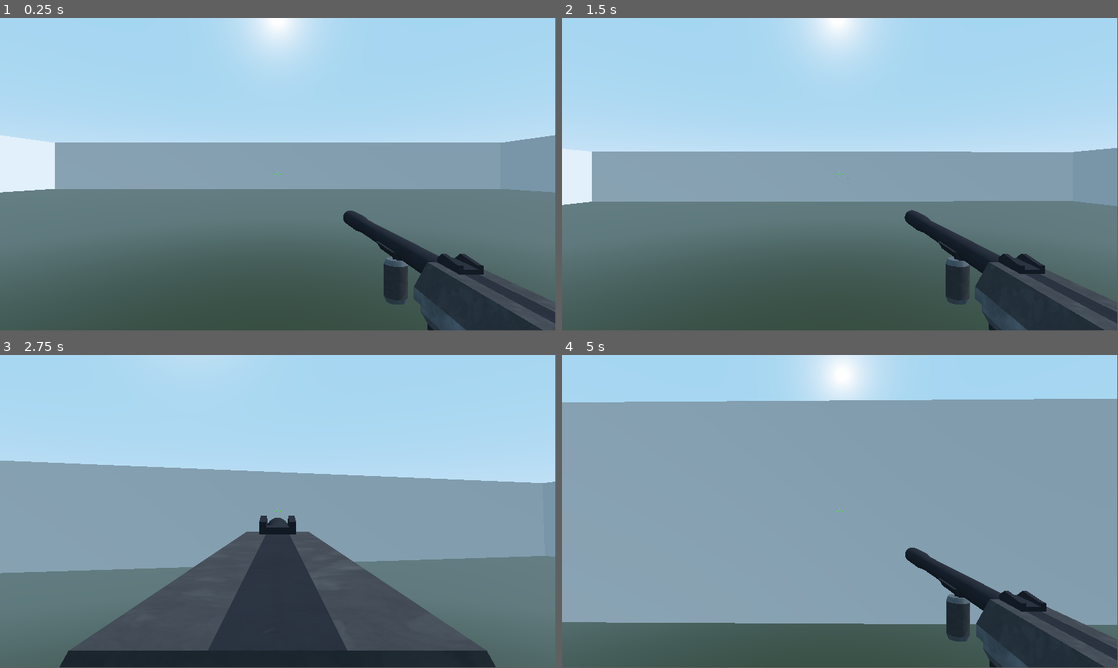
Above: before the commit, frames 1-4 (two rows, left to right).
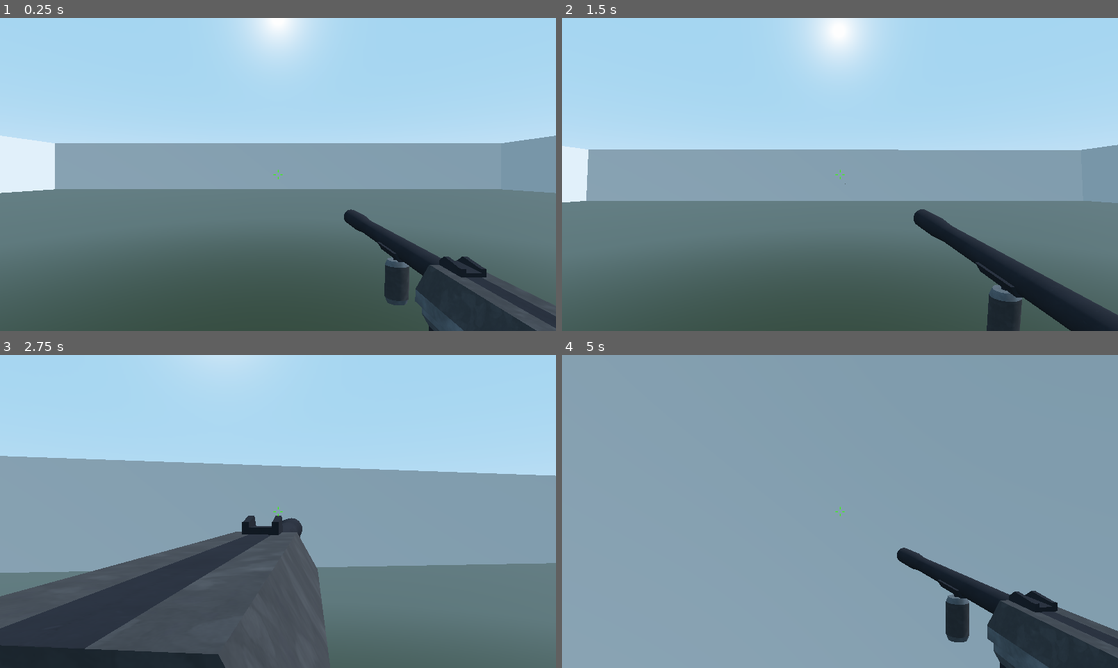
Above: after the commit, the same moments.

Repository: vikkio88/soffiteir
Game: Godot game, scene res://TestRoom.tscn
The game is run twice, just before and just after one commit, with the same random seed, the same clock (stepped at 60 frames per second) and the same inputs.
Inputs (mouse positions are in pixels of both pictures, inside the frame that each line leads up to):
- Up to frame 1 (0.25 s): no input
- Up to frame 2 (1.5 s): tap Enter at 0.5 s; move the mouse to (867, 171) at 0.52 s; hold Right mouse button (ads) 0.53-1.28 s; hold W (move_forward) from 0.53 s (still down); tap Space (jump) at 0.77, 1.07 s; click (867, 171) at 0.8 s; move the mouse to (812, 174) at 1.27 s; click (812, 174) at 1.35 s
- Up to frame 3 (2.75 s): keep holding W (move_forward); tap Space (jump) at 1.52, 1.55, 1.82, 2.1 s; move the mouse to (289, 505) at 2.02 s; hold Right mouse button (ads) from 2.03 s (still down)
- Up to frame 4 (5 s): keep holding W (move_forward); move the mouse to (834, 514) at 2.77 s; release Right mouse button (ads) at 2.78 s; right-click (834, 514) at 2.85 s; tap Space (jump) at 3.02, 3.32, 3.77, 3.8, 4.07, 4.52, 4.82 s; click (834, 514) at 3.05 s; move the mouse to (878, 514) at 3.52 s; click (878, 514) at 3.6 s; move the mouse to (795, 508) at 4.27 s; right-click (795, 508) at 4.35 s
The window is 799x449 before the commit and 800x450 after it. Grey fills any space a smaller window leaves; there, only what the larger window draws over its background counts as a difference.

The runs differ from the first frame. In frame 1, 1.5% of the frame differs, in the area x 0-100%, y 0-100%; in frame 2, 5.0%; in frame 3, 25%; in frame 4, 28%.

Commit message:
working on bulet holes and tracking hits

Diff:
--- a/Bullet.gd
+++ b/Bullet.gd
@@ -4,41 +4,34 @@
 const DAMAGE = 50
 const SPEED = 1
 
-#var shoot = false
+onready var hole = preload("res://BulletHole.tscn")
+onready var ray = $RayCast
 
-
-
-# Called when the node enters the scene tree for the first time.
 func _ready():
 	set_as_toplevel(true)
 
 func _physics_process(delta):
-	pass
-#	if shoot:
-	#	var forward_dir = global_transform.basis.z.normalized()
-		#apply_impulse(transform.basis.y, transform.basis.y * SPEED)
-		#global_translate(forward_dir * SPEED * delta)
-	#	apply_impulse(-forward_dir, forward_dir * SPEED)
-
+	if ray.is_colliding():
+		print_debug("collided")
+		var collisionbody = ray.get_collider()
+		var bulletHole = hole.instance()
+		collisionbody.add_child(bulletHole)
+		bulletHole.global_transform.origin = ray.get_collision_point()
+		bulletHole.look_at(ray.get_collision_point() - ray.get_collision_normal() , Vector3.UP)
+		if collisionbody.is_in_group("Enemy"):
+			#body.health -= DAMAGE
+			print_debug("%s hit enemy" % OS.get_unix_time())
+			EventBus.emit_signal("target_hit", ray.get_collision_point())
+			queue_free()
+		else:
+			print_debug("%s missed" % OS.get_unix_time())
+			queue_free()
 func shoot():
 	var forward_dir = global_transform.basis.z.normalized()
 	apply_impulse(-forward_dir, forward_dir * SPEED)
 	$Timer.start()
 
 
-
-
-func _on_Area_body_entered(body):
-	if body.is_in_group("Enemy"):
-		#body.health -= DAMAGE
-		print_debug("%s hit enemy" % OS.get_unix_time())
-		EventBus.emit_signal("target_hit", global_transform.origin)
-		queue_free()
-	else:
-		print_debug("%s missed" % OS.get_unix_time())
-		queue_free()
-
-
 func _on_Timer_timeout():
 	print_debug("didn't hit anything, removed: %s" % global_transform.origin)
 	queue_free()
--- a/Bullet.tscn
+++ b/Bullet.tscn
@@ -14,10 +14,6 @@
 albedo_color = Color( 0.996078, 1, 0.870588, 1 )
 metallic = 0.47
 
-[sub_resource type="CapsuleShape" id=4]
-radius = 0.06
-height = 0.2
-
 [node name="Bullet" type="RigidBody"]
 collision_layer = 0
 mass = 0.0102041
@@ -30,15 +26,12 @@
 mesh = SubResource( 2 )
 material/0 = SubResource( 3 )
 
-[node name="Area" type="Area" parent="."]
-collision_layer = 0
-
-[node name="CollisionShape" type="CollisionShape" parent="Area"]
-shape = SubResource( 4 )
-
 [node name="Timer" type="Timer" parent="."]
 wait_time = 3.0
 one_shot = true
 
-[connection signal="body_entered" from="Area" to="." method="_on_Area_body_entered"]
+[node name="RayCast" type="RayCast" parent="."]
+enabled = true
+cast_to = Vector3( 0, 0, 1 )
+
 [connection signal="timeout" from="Timer" to="." method="_on_Timer_timeout"]
--- /dev/null
+++ b/BulletHole.gd
@@ -0,0 +1,4 @@
+extends Spatial
+
+func _on_Timer_timeout():
+	queue_free()
--- /dev/null
+++ b/BulletHole.tscn
@@ -0,0 +1,23 @@
+[gd_scene load_steps=4 format=2]
+
+[ext_resource path="res://BulletHole.gd" type="Script" id=1]
+
+[sub_resource type="SphereMesh" id=1]
+
+[sub_resource type="SpatialMaterial" id=2]
+albedo_color = Color( 0, 0, 0, 1 )
+
+[node name="Bullethole" type="Spatial"]
+script = ExtResource( 1 )
+
+[node name="MeshInstance" type="MeshInstance" parent="."]
+transform = Transform( 0.2, 0, 0, 0, 0.2, 0, 0, 0, 0.2, 0, 0, 0 )
+mesh = SubResource( 1 )
+material/0 = SubResource( 2 )
+
+[node name="Timer" type="Timer" parent="."]
+wait_time = 3.0
+one_shot = true
+autostart = true
+
+[connection signal="timeout" from="Timer" to="." method="_on_Timer_timeout"]
--- a/Hand.gd
+++ b/Hand.gd
@@ -3,6 +3,16 @@
 const ADS_LERP = 20
 export var default_pos : Vector3
 export var ads_pos : Vector3
+
+var mouse_move
+var sway_threshold = 20
+var sway_lerp = 10
+var sway_lerp_ads = 5
+
+export var sway_left: Vector3
+export var sway_right: Vector3
+export var sway_normal: Vector3
+
 
 var fview = {
 	"default": 70,
@@ -21,6 +31,11 @@
 	player = get_node(player_node_path)
 	fview["default"] = camera.fov
 
+func _input(event):
+	if event is InputEventMouseMotion:
+		mouse_move = -event.relative.x
+
+
 func _process(delta):
 	if Input.is_action_pressed("ads"):
 		transform.origin = transform.origin.linear_interpolate(ads_pos, ADS_LERP * delta)
@@ -30,3 +45,13 @@
 		transform.origin = transform.origin.linear_interpolate(default_pos, ADS_LERP * delta)
 		camera.fov =  lerp(camera.fov, fview["default"], ADS_LERP * delta)
 		player.set_ads(false)
+
+	var on_ads = player.is_on_ads
+	if mouse_move != null:
+		var sway = (sway_lerp_ads if on_ads else sway_lerp) * delta
+		if mouse_move > sway_threshold:
+			rotation = rotation.linear_interpolate(sway_left, sway)
+		elif mouse_move < -sway_threshold:
+			rotation = rotation.linear_interpolate(sway_right, sway)
+		else:
+			rotation = rotation.linear_interpolate(sway_normal, sway)
--- a/Player.gd
+++ b/Player.gd
@@ -19,14 +19,18 @@
 onready var head = $Head
 onready var camera = $Head/Camera
 onready var muzzle = $Head/Camera/Hand/Gun/Muzzle
+onready var cameraAnim = $Head/Camera/AnimationPlayer
+onready var gunAnim = $Head/Camera/Hand/Gun/AnimationPlayer
 
 onready var bullet = preload("res://Bullet.tscn")
 
 var is_on_ads = false
+var rng = RandomNumberGenerator.new()
 
 func _ready():
 	#hides the cursor
 	Input.set_mouse_mode(Input.MOUSE_MODE_CAPTURED)
+	cameraAnim.play("Headbob")
 
 func _input(event):
 	#get mouse input for camera rotation
@@ -50,13 +54,19 @@
 	if not is_on_ads:
 		return speed
 
-	return speed / 3
+	return speed * .4
 
 func get_mouse_sense():
 	if not is_on_ads:
 		return mouse_sense
 
 	return mouse_sense / 2
+
+func get_jump_force():
+	if not is_on_ads:
+		return jump
+
+	return jump * .7
 
 func set_ads(value:bool):
 	is_on_ads = value
@@ -67,6 +77,8 @@
 		get_tree().get_root().add_child(b)
 		b.global_transform = muzzle.global_transform
 		b.shoot()
+		gunAnim.play("shoot")
+		head.rotation.x += (randi() % (5 if is_on_ads else 10)) / 100.0
 
 	direction = Vector3.ZERO
 	var h_rot = global_transform.basis.get_euler().y
@@ -86,10 +98,12 @@
 
 	if Input.is_action_just_pressed("jump") and is_on_floor():
 		snap = Vector3.ZERO
-		gravity_vec = Vector3.UP * jump
+		gravity_vec = Vector3.UP * get_jump_force()
 
 	#make it move
 	velocity = velocity.linear_interpolate(direction * get_speed(), accel * delta)
 	movement = velocity + gravity_vec
 
 	move_and_slide_with_snap(movement, snap, Vector3.UP)
+	if direction != Vector3.ZERO:
+		cameraAnim.play("Headbob")
--- a/Player.tscn
+++ b/Player.tscn
@@ -15,6 +15,129 @@
 [sub_resource type="CapsuleMesh" id=2]
 radius = 0.5
 
+[sub_resource type="Animation" id=5]
+length = 0.001
+tracks/0/type = "value"
+tracks/0/path = NodePath(".:translation")
+tracks/0/interp = 1
+tracks/0/loop_wrap = true
+tracks/0/imported = false
+tracks/0/enabled = true
+tracks/0/keys = {
+"times": PoolRealArray( 0 ),
+"transitions": PoolRealArray( 1 ),
+"update": 0,
+"values": [ Vector3( 0, 0, 0 ) ]
+}
+tracks/1/type = "value"
+tracks/1/path = NodePath(".:rotation_degrees")
+tracks/1/interp = 1
+tracks/1/loop_wrap = true
+tracks/1/imported = false
+tracks/1/enabled = true
+tracks/1/keys = {
+"times": PoolRealArray( 0 ),
+"transitions": PoolRealArray( 1 ),
+"update": 0,
+"values": [ Vector3( -0.8, -180, -90 ) ]
+}
+tracks/2/type = "value"
+tracks/2/path = NodePath("../../..:rotation_degrees")
+tracks/2/interp = 1
+tracks/2/loop_wrap = true
+tracks/2/imported = false
+tracks/2/enabled = true
+tracks/2/keys = {
+"times": PoolRealArray( 0 ),
+"transitions": PoolRealArray( 1 ),
+"update": 0,
+"values": [ Vector3( 0, 0, 0 ) ]
+}
+
+[sub_resource type="Animation" id=6]
+resource_name = "shoot"
+length = 0.2
+tracks/0/type = "value"
+tracks/0/path = NodePath(".:translation")
+tracks/0/interp = 1
+tracks/0/loop_wrap = true
+tracks/0/imported = false
+tracks/0/enabled = true
+tracks/0/keys = {
+"times": PoolRealArray( 0, 0.108176, 0.197233 ),
+"transitions": PoolRealArray( 1, 1, 1 ),
+"update": 0,
+"values": [ Vector3( 0, 0, 0 ), Vector3( 0, 0, 0.4 ), Vector3( 0, 0, 0 ) ]
+}
+tracks/1/type = "value"
+tracks/1/path = NodePath(".:rotation_degrees")
+tracks/1/interp = 1
+tracks/1/loop_wrap = true
+tracks/1/imported = false
+tracks/1/enabled = true
+tracks/1/keys = {
+"times": PoolRealArray( 0, 0.144415, 0.193988 ),
+"transitions": PoolRealArray( 1, 1, 1 ),
+"update": 0,
+"values": [ Vector3( 0, -180, -90 ), Vector3( -5, -180, -90 ), Vector3( 0, -180, -90 ) ]
+}
+
+[sub_resource type="Animation" id=3]
+resource_name = "Headbob"
+length = 0.3
+step = 0.3
+tracks/0/type = "value"
+tracks/0/path = NodePath("..:translation")
+tracks/0/interp = 1
+tracks/0/loop_wrap = true
+tracks/0/imported = false
+tracks/0/enabled = true
+tracks/0/keys = {
+"times": PoolRealArray( 0, 0.163886, 0.3 ),
+"transitions": PoolRealArray( 1, 1, 1 ),
+"update": 0,
+"values": [ Vector3( 0, 0.5, 0 ), Vector3( 0, 0.55, 0 ), Vector3( 0, 0.5, 0 ) ]
+}
+
+[sub_resource type="Animation" id=4]
+length = 0.001
+tracks/0/type = "value"
+tracks/0/path = NodePath(".:translation")
+tracks/0/interp = 1
+tracks/0/loop_wrap = true
+tracks/0/imported = false
+tracks/0/enabled = true
+tracks/0/keys = {
+"times": PoolRealArray( 0 ),
+"transitions": PoolRealArray( 1 ),
+"update": 0,
+"values": [ Vector3( 0, 0, -0.05492 ) ]
+}
+tracks/1/type = "value"
+tracks/1/path = NodePath("..:transform")
+tracks/1/interp = 1
+tracks/1/loop_wrap = true
+tracks/1/imported = false
+tracks/1/enabled = true
+tracks/1/keys = {
+"times": PoolRealArray( 0 ),
+"transitions": PoolRealArray( 1 ),
+"update": 0,
+"values": [ Transform( 1, 0, 0, 0, 1, 0, 0, 0, 1, 0, 0.5, 0 ) ]
+}
+tracks/2/type = "value"
+tracks/2/path = NodePath("..:translation")
+tracks/2/interp = 1
+tracks/2/loop_wrap = true
+tracks/2/imported = false
+tracks/2/enabled = true
+tracks/2/keys = {
+"times": PoolRealArray( 0 ),
+"transitions": PoolRealArray( 1 ),
+"update": 0,
+"values": [ Vector3( 0, 0.7, 0 ) ]
+}
+
 [node name="FPS" type="KinematicBody"]
 script = ExtResource( 1 )
 
@@ -28,7 +151,7 @@
 material/0 = null
 
 [node name="Head" type="Spatial" parent="."]
-transform = Transform( 1, 0, 0, 0, 1, 0, 0, 0, 1, 0, 0.5, 0 )
+transform = Transform( 1, 0, 0, 0, 1, 0, 0, 0, 1, 0, 0.7, 0 )
 
 [node name="Camera" type="Camera" parent="Head"]
 transform = Transform( 1, 0, 0, 0, 1, 0, 0, 0, 1, 0, 0, -0.05492 )
@@ -39,11 +162,13 @@
 script = ExtResource( 3 )
 default_pos = Vector3( 0.627, -0.774, -1.12 )
 ads_pos = Vector3( 0, -0.5, -1.12 )
+sway_left = Vector3( 0, 0.1, 0 )
+sway_right = Vector3( 0, -0.1, 0 )
 camera_node_path = NodePath("..")
 player_node_path = NodePath("../../..")
 
 [node name="Gun" type="MeshInstance" parent="Head/Camera/Hand"]
-transform = Transform( 2.18557e-08, -0.5, -7.54979e-08, -0.5, -2.18557e-08, -1.32349e-22, -3.30012e-15, 7.54979e-08, -0.5, 0, 0, 0 )
+transform = Transform( 2.2466e-08, -0.5, 4.37071e-08, -0.499951, -2.18536e-08, 0.00698109, -0.00698109, -4.40165e-08, -0.499951, 0, 0, 0 )
 mesh = ExtResource( 2 )
 material/0 = null
 material/1 = null
@@ -51,6 +176,10 @@
 
 [node name="Muzzle" type="Spatial" parent="Head/Camera/Hand/Gun"]
 transform = Transform( 1, -9.96608e-22, 0, -9.96609e-22, 1, 0, 0, 0, 1, -0.778228, 1.4115e-07, 1.6709 )
+
+[node name="AnimationPlayer" type="AnimationPlayer" parent="Head/Camera/Hand/Gun"]
+anims/RESET = SubResource( 5 )
+anims/shoot = SubResource( 6 )
 
 [node name="CenterContainer" type="CenterContainer" parent="Head/Camera"]
 anchor_right = 1.0
@@ -60,10 +189,10 @@
 }
 
 [node name="Crosshair" type="TextureRect" parent="Head/Camera/CenterContainer"]
-margin_left = 512.0
-margin_top = 300.0
-margin_right = 512.0
-margin_bottom = 300.0
+margin_left = 640.0
+margin_top = 360.0
+margin_right = 640.0
+margin_bottom = 360.0
 texture = ExtResource( 4 )
 expand = true
 stretch_mode = 4
@@ -78,10 +207,10 @@
 
 [node name="HitCrosshair" type="TextureRect" parent="Head/Camera/CenterContainer"]
 visible = false
-margin_left = 491.0
-margin_top = 279.0
-margin_right = 532.0
-margin_bottom = 320.0
+margin_left = 619.0
+margin_top = 339.0
+margin_right = 660.0
+margin_bottom = 380.0
 texture = ExtResource( 7 )
 script = ExtResource( 6 )
 
@@ -89,23 +218,29 @@
 wait_time = 0.9
 one_shot = true
 
-[node name="VBoxContainer" type="VBoxContainer" parent="Head/Camera"]
+[node name="Hud" type="Control" parent="Head/Camera"]
 anchor_right = 1.0
 anchor_bottom = 1.0
 __meta__ = {
 "_edit_use_anchors_": false
 }
 
-[node name="Info" type="Label" parent="Head/Camera/VBoxContainer"]
-margin_left = 1.0
-margin_top = 1.0
+[node name="Info" type="Label" parent="Head/Camera/Hud"]
+anchor_left = 0.5
+anchor_top = 0.3
+anchor_right = 0.5
+anchor_bottom = 0.3
 script = ExtResource( 8 )
 PlayerNode = NodePath("../../../..")
 
-[node name="Timer" type="Timer" parent="Head/Camera/VBoxContainer/Info"]
+[node name="Timer" type="Timer" parent="Head/Camera/Hud/Info"]
 wait_time = 0.9
 one_shot = true
 
+[node name="AnimationPlayer" type="AnimationPlayer" parent="Head/Camera"]
+anims/Headbob = SubResource( 3 )
+anims/RESET = SubResource( 4 )
+
 [connection signal="timeout" from="Head/Camera/CenterContainer/Crosshair/Timer" to="Head/Camera/CenterContainer/Crosshair" method="_on_Timer_timeout"]
 [connection signal="timeout" from="Head/Camera/CenterContainer/HitCrosshair/Timer" to="Head/Camera/CenterContainer/HitCrosshair" method="_on_Timer_timeout"]
-[connection signal="timeout" from="Head/Camera/VBoxContainer/Info/Timer" to="Head/Camera/VBoxContainer/Info" method="_on_Timer_timeout"]
+[connection signal="timeout" from="Head/Camera/Hud/Info/Timer" to="Head/Camera/Hud/Info" method="_on_Timer_timeout"]
--- a/project.godot
+++ b/project.godot
@@ -18,14 +18,10 @@
 
 EventBus="*res://EventBus.gd"
 
-[debug]
-
-settings/stdout/print_fps=true
-
 [display]
 
-window/size/width=1920
-window/size/height=1080
+window/size/width=1280
+window/size/height=720
 
 [input]
 
Not shown: 1 places in Bullet.tscn that only renumber resources
Not shown: 1 places in Player.tscn that only renumber resources
Binary file added: bullet.png
Not shown, added: bullet.png.import
Not shown, changed: .gitignore
